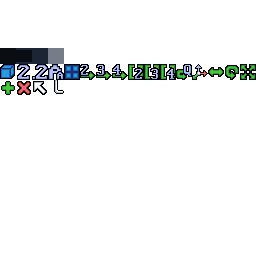
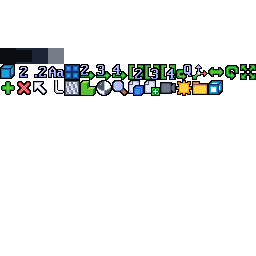
Before/after of a (256, 256) layered artwork. What changed in the layer stack:
added group "group" with 3 layers over [17, 64, 223, 96]
moved "icons" into group "group", painted on it over [17, 64, 223, 96]